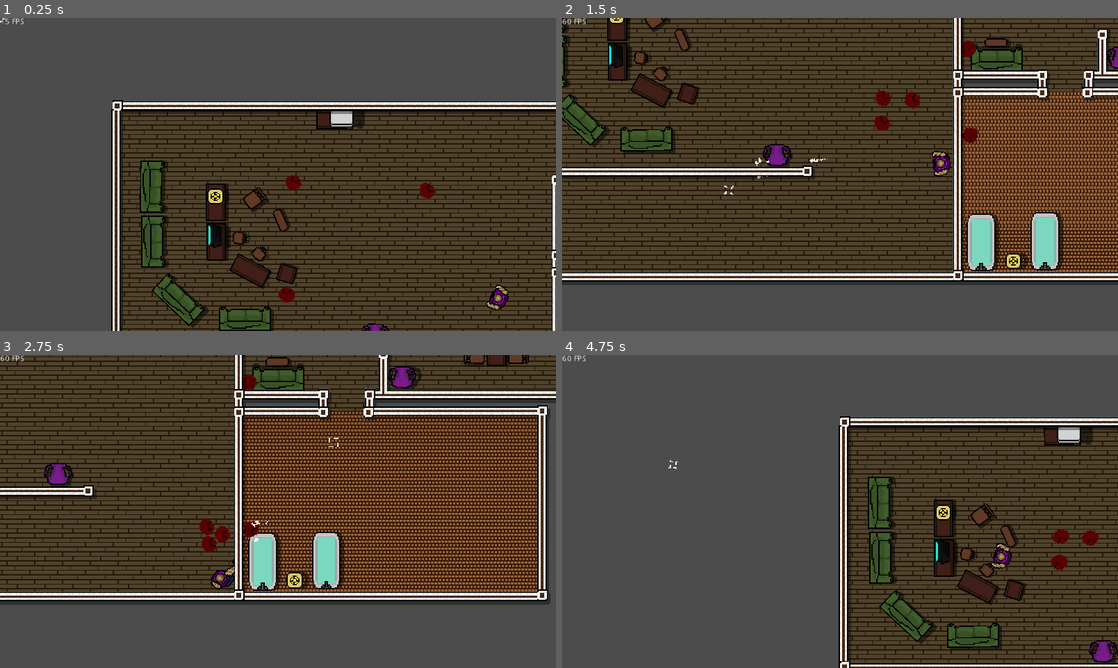
Above: before the commit, frames 1-4 (two rows, left to right).
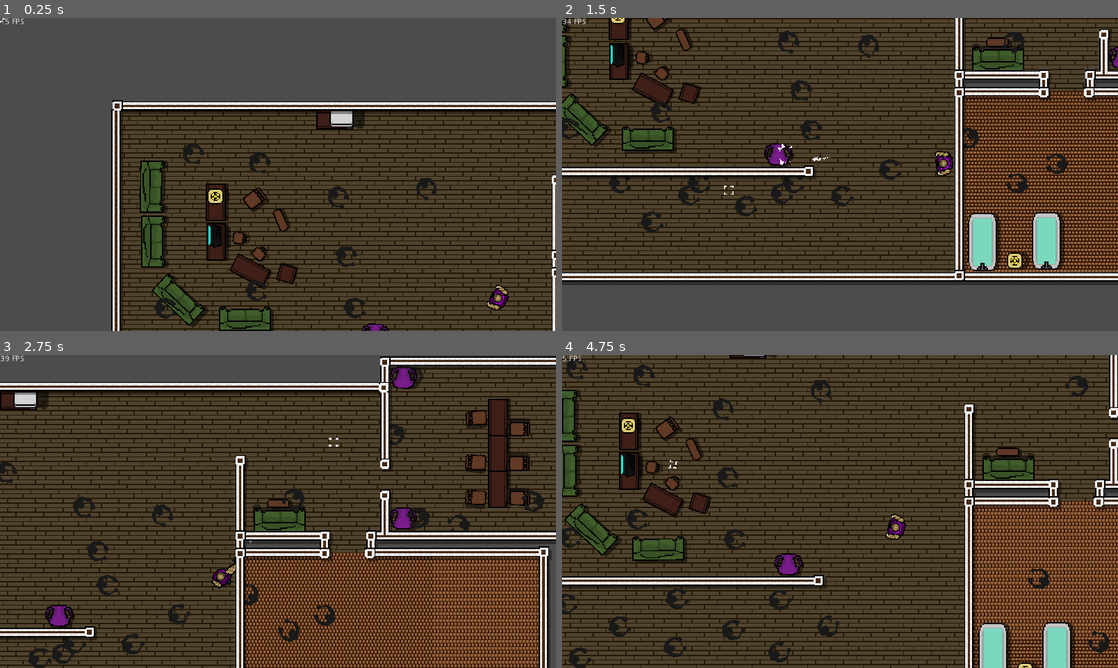
Above: after the commit, the same moments.

Repository: Martovvi/Zombie-Hunter
Game: Godot game, scene res://Game.tscn
The game is run twice, just before and just after one commit, with the same random seed, the same clock (stepped at 60 frames per second) and the same inputs.
Inputs (mouse positions are in pixels of both pictures, inside the frame that each line leads up to):
- Up to frame 1 (0.25 s): no input
- Up to frame 2 (1.5 s): tap Enter at 0.5 s; move the mouse to (962, 158) at 0.52 s; press the mouse at (962, 158) at 0.53 s; hold Right (ui_right) 0.53-1.28 s; move the mouse to (728, 190) at 1.27 s; release the mouse at (728, 190) at 1.28 s; hold Down (ui_down) from 1.28 s (still down); click (728, 190) at 1.35 s
- Up to frame 3 (2.75 s): move the mouse to (333, 442) at 2.02 s; release Down (ui_down) at 2.03 s; press the mouse at (333, 442) at 2.03 s; hold Right (ui_right) from 2.03 s (still down)
- Up to frame 4 (4.75 s): move the mouse to (812, 574) at 2.77 s; release Right (ui_right) at 2.78 s; release the mouse at (812, 574) at 2.78 s; hold Up (ui_up) 2.78-3.53 s; click (812, 574) at 2.85 s; move the mouse to (1006, 558) at 3.52 s; press the mouse at (1006, 558) at 3.53 s; hold Left (ui_left) from 3.53 s (still down); tap R (restart, bound only after the commit) at 4.15 s; move the mouse to (673, 464) at 4.27 s; release the mouse at (673, 464) at 4.28 s; click (673, 464) at 4.35 s

The runs differ from the first frame. In frame 1, 1.0% of the frame differs, in the area x 27-79%, y 40-96%; in frame 2, 23%; in frame 3, 79%; in frame 4, 89%, in the area x 0-100%, y 0-100%.

Commit message:
Fixed zombies and guns, added blood

Diff:
--- a/project.godot
+++ b/project.godot
@@ -73,6 +73,11 @@
 "events": [ Object(InputEventMouseButton,"resource_local_to_scene":false,"resource_name":"","device":0,"alt":false,"shi …(212 unchanged characters)…
  ]
 }
+restart={
+"deadzone": 0.5,
+"events": [ Object(InputEventKey,"resource_local_to_scene":false,"resource_name":"","device":0,"alt":false,"shift":false,"control":false,"meta":false,"command":false,"pressed":false,"scancode":82,"unicode":0,"echo":false,"script":null)
+ ]
+}
 
 [physics]
 
--- /dev/null
+++ b/scenes/blood.tscn
@@ -0,0 +1,23 @@
+[gd_scene load_steps=2 format=2]
+
+[ext_resource path="res://scripts/blood.gd" type="Script" id=1]
+
+[node name="Blood" type="CPUParticles2D"]
+z_index = -1
+amount = 1024
+lifetime = 0.25
+spread = 75.0
+gravity = Vector2( 0, 0 )
+initial_velocity = 256.0
+initial_velocity_random = 0.57
+angle = 4.4
+angle_random = 0.58
+color = Color( 0.564706, 0, 0, 1 )
+script = ExtResource( 1 )
+
+[node name="Timer" type="Timer" parent="."]
+wait_time = 0.15
+one_shot = true
+autostart = true
+
+[connection signal="timeout" from="Timer" to="." method="_on_Timer_timeout"]
--- a/scenes/enemy.tscn
+++ /dev/null
@@ -1,26 +0,0 @@
-[gd_scene load_steps=5 format=2]
-
-[ext_resource path="res://scripts/enemy.gd" type="Script" id=1]
-[ext_resource path="res://assets/sprites/sprite_enemyplaceholder.png" type="Texture" id=2]
-
-[sub_resource type="CircleShape2D" id=1]
-radius = 7.07107
-
-[sub_resource type="CircleShape2D" id=2]
-radius = 37.054
-
-[node name="Enemy" type="KinematicBody2D"]
-script = ExtResource( 1 )
-
-[node name="Sprite" type="Sprite" parent="."]
-texture = ExtResource( 2 )
-
-[node name="CollisionShape2D" type="CollisionShape2D" parent="."]
-position = Vector2( 1, 1 )
-shape = SubResource( 1 )
-
-[node name="Area2D" type="Area2D" parent="."]
-
-[node name="CollisionShape2D" type="CollisionShape2D" parent="Area2D"]
-position = Vector2( 1, 2 )
-shape = SubResource( 2 )
--- a/scenes/levels/level1.tscn
+++ b/scenes/levels/level1.tscn
@@ -14,7 +14,7 @@
 [ext_resource path="res://scenes/props/prop_smallfridge.tscn" type="PackedScene" id=12]
 [ext_resource path="res://scenes/props/prop_tv.tscn" type="PackedScene" id=13]
 [ext_resource path="res://scenes/props/prop_vase.tscn" type="PackedScene" id=14]
-[ext_resource path="res://scenes/enemy.tscn" type="PackedScene" id=15]
+[ext_resource path="res://scenes/zombie.tscn" type="PackedScene" id=15]
 
 [sub_resource type="RectangleShape2D" id=1]
 extents = Vector2( 872.662, 14.0474 )
@@ -65,10 +65,6 @@
 extents = Vector2( 341.899, 11.4583 )
 
 [node name="Level1" type="Node2D"]
-__meta__ = {
-"_edit_group_": true,
-"_edit_lock_": true
-}
 
 [node name="Walls" type="StaticBody2D" parent="."]
 visible = false
@@ -323,7 +319,7 @@
 rotation = -4.6789
 
 [node name="Chair9" parent="Furniture" instance=ExtResource( 8 )]
-position = Vector2( 291.431, -129.694 )
+position = Vector2( 291.431, -129.917 )
 rotation = -1.57182
 
 [node name="Chair11" parent="Furniture" instance=ExtResource( 8 )]
@@ -350,23 +346,80 @@
 position = Vector2( 361.951, -51.3185 )
 rotation = 0.0154603
 
-[node name="Enemy" parent="." instance=ExtResource( 15 )]
+[node name="Zombie" parent="." instance=ExtResource( 15 )]
 position = Vector2( -240.32, -136.307 )
 
-[node name="Enemy2" parent="." instance=ExtResource( 15 )]
+[node name="Zombie2" parent="." instance=ExtResource( 15 )]
 position = Vector2( -247.447, -7.34992 )
 
-[node name="Enemy3" parent="." instance=ExtResource( 15 )]
+[node name="Zombie3" parent="." instance=ExtResource( 15 )]
 position = Vector2( -83.5217, -127.399 )
 
-[node name="Enemy4" parent="." instance=ExtResource( 15 )]
+[node name="Zombie4" parent="." instance=ExtResource( 15 )]
 position = Vector2( 151.898, -128.958 )
 
-[node name="Enemy5" parent="." instance=ExtResource( 15 )]
-position = Vector2( 343.682, -123.714 )
-
-[node name="Enemy6" parent="." instance=ExtResource( 15 )]
+[node name="Zombie5" parent="." instance=ExtResource( 15 )]
+position = Vector2( 271.866, -51.5835 )
+
+[node name="Zombie6" parent="." instance=ExtResource( 15 )]
 position = Vector2( 216.7, 63.2003 )
+
+[node name="Zombie7" parent="." instance=ExtResource( 15 )]
+position = Vector2( 120.434, 47.8426 )
+
+[node name="Zombie8" parent="." instance=ExtResource( 15 )]
+position = Vector2( 171.376, 104.029 )
+
+[node name="Zombie9" parent="." instance=ExtResource( 15 )]
+position = Vector2( -262.009, 89.0461 )
+
+[node name="Zombie10" parent="." instance=ExtResource( 15 )]
+position = Vector2( -163.121, 93.9156 )
+
+[node name="Zombie11" parent="." instance=ExtResource( 15 )]
+position = Vector2( -78.0919, 93.9156 )
+
+[node name="Zombie12" parent="." instance=ExtResource( 15 )]
+position = Vector2( -122.666, 68.0698 )
+
+[node name="Zombie13" parent="." instance=ExtResource( 15 )]
+position = Vector2( -121.543, 115.266 )
+
+[node name="Zombie14" parent="." instance=ExtResource( 15 )]
+position = Vector2( -212.19, 64.6986 )
+
+[node name="Zombie15" parent="." instance=ExtResource( 15 )]
+position = Vector2( -213.314, 108.15 )
+
+[node name="Zombie16" parent="." instance=ExtResource( 15 )]
+position = Vector2( -296.095, 116.765 )
+
+[node name="Zombie17" parent="." instance=ExtResource( 15 )]
+position = Vector2( -308.457, 68.4444 )
+
+[node name="Zombie18" parent="." instance=ExtResource( 15 )]
+position = Vector2( -298.717, -141.319 )
+
+[node name="Zombie19" parent="." instance=ExtResource( 15 )]
+position = Vector2( -305.46, 9.26125 )
+
+[node name="Zombie20" parent="." instance=ExtResource( 15 )]
+position = Vector2( 226.814, -59.2863 )
+
+[node name="Zombie21" parent="." instance=ExtResource( 15 )]
+position = Vector2( 229.436, -161.92 )
+
+[node name="Zombie22" parent="." instance=ExtResource( 15 )]
+position = Vector2( 317.461, -70.149 )
+
+[node name="Zombie23" parent="." instance=ExtResource( 15 )]
+position = Vector2( -171.736, -107.981 )
+
+[node name="Zombie24" parent="." instance=ExtResource( 15 )]
+position = Vector2( -168.739, -46.1761 )
+
+[node name="Zombie25" parent="." instance=ExtResource( 15 )]
+position = Vector2( -162.746, 11.1341 )
 
 [editable path="Furniture/Couch"]
 [editable path="Furniture/Couch2"]
--- /dev/null
+++ b/scenes/zombie.tscn
@@ -0,0 +1,22 @@
+[gd_scene load_steps=4 format=2]
+
+[ext_resource path="res://scripts/zombie.gd" type="Script" id=1]
+[ext_resource path="res://assets/sprites/sprite_zombie.png" type="Texture" id=2]
+
+[sub_resource type="CircleShape2D" id=1]
+radius = 6.69153
+
+[node name="Zombie" type="KinematicBody2D"]
+script = ExtResource( 1 )
+
+[node name="Sprite" type="Sprite" parent="."]
+scale = Vector2( 0.3, 0.3 )
+texture = ExtResource( 2 )
+
+[node name="CollisionShape2D" type="CollisionShape2D" parent="."]
+position = Vector2( -3.089, 0 )
+shape = SubResource( 1 )
+
+[node name="RayCast2D" type="RayCast2D" parent="."]
+enabled = true
+cast_to = Vector2( 5, 0 )
--- /dev/null
+++ b/scripts/blood.gd
@@ -0,0 +1,10 @@
+extends CPUParticles2D
+
+
+func _on_Timer_timeout():
+	set_process(false)
+	set_physics_process(false)
+	set_process_input(false)
+	set_process_internal(false)
+	set_process_unhandled_input(false)
+	set_process_unhandled_key_input(false)
--- a/scripts/player.gd
+++ b/scripts/player.gd
@@ -12,6 +12,7 @@
 var velocity = Vector2.ZERO
 
 # Shooting
+var shooting_timer = null
 var can_fire = true
 var bullet_speed = 1000
 var fire_rate = 0.05
@@ -21,6 +22,15 @@
 onready var player_legs = $Legs
 onready var bullet = preload("res://scenes/guns/bullet.tscn")
 onready var gun_sound = $Sounds/GunSounds
+
+
+func _ready():
+	# Create timer for shoot delay
+	shooting_timer = Timer.new()
+	shooting_timer.set_one_shot(true)
+	shooting_timer.set_wait_time(fire_rate)
+	shooting_timer.connect("timeout", self, "_on_timeout_complete")
+	add_child(shooting_timer)
 
 # Checks for input (W, A, S, D) and velocity for player movement.
 func get_input():
@@ -45,8 +55,11 @@
 		bullet_instance.apply_impulse(Vector2(), Vector2(bullet_speed, 0).rotated(rotation))
 		get_tree().get_root().add_child(bullet_instance)
 		can_fire = false
-		yield(get_tree().create_timer(fire_rate), "timeout")
-		can_fire = true
+		shooting_timer.start()
+
+	# Restart Level
+	if Input.is_action_pressed("restart"):
+		kill()
 
 # Animations controller for various player based animations.
 func animations_controller():
@@ -106,3 +119,7 @@
 func _on_Hitbox_body_entered(body):
 	if "Enemy" in body.name:
 		kill()
+
+# On Timer's timeout complete
+func _on_timeout_complete():
+	can_fire = true
--- /dev/null
+++ b/scripts/zombie.gd
@@ -0,0 +1,29 @@
+extends KinematicBody2D
+# Simple zombie AI that follows the player and kills him when the player is too close.
+
+const MOVE_SPEED = 155
+
+onready var raycast = $RayCast2D
+onready var blood = load("res://scenes/blood.tscn")
+
+func _physics_process(delta):
+
+	var player = get_tree().get_root().get_node("Game").get_node("Player")
+
+	var vec_to_player = player.global_position - global_position
+	vec_to_player = vec_to_player.normalized()
+	global_rotation = atan2(vec_to_player.y, vec_to_player.x)
+	move_and_collide(vec_to_player * MOVE_SPEED * delta)
+
+	if raycast.is_colliding():
+		var coll = raycast.get_collider()
+		if coll.name == "Player":
+			coll.kill()
+
+func hit():
+	var blood_instance = blood.instance()
+	get_tree().current_scene.add_child(blood_instance)
+	blood_instance.global_position = global_position
+	var player = get_tree().get_root().get_node("Game").get_node("Player")
+	blood_instance.rotation = global_position.angle_to_point(player.global_position)
+	queue_free()
Binary file added: assets/sprites/sprite_zombie.png
Not shown, added: assets/sprites/sprite_zombie.png.import
